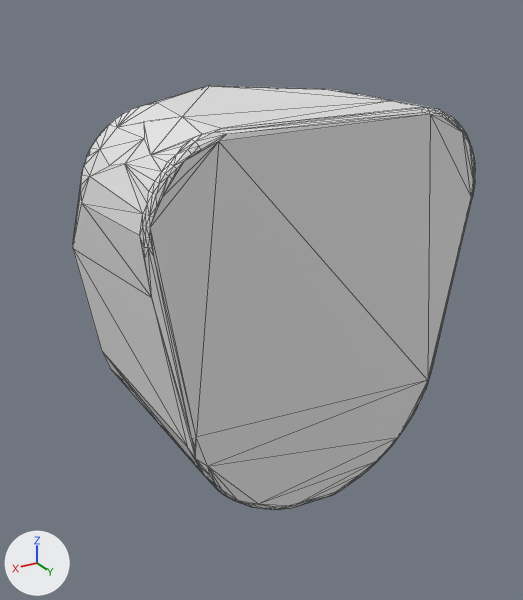
Two versions of the OBJ model software/models/mit_gazebo_models/irobot_hand/meshes/palm_chull.obj, one commit apart.
The view is the same before and after, from a 50 mm lens placed at (0.1187, 0.1277, 0.1333), pointed at (0.0004, -0.0695, 0.0347). Every picture has the same lights, and +X, +Y and +Z are marked at lower left. Mesh edges are drawn as thin lines. Where no turn or scale is listed for an object, it has been applied to the vertices. Vertices at the same position are counted once.

In view in the first picture: 'palm_chull'.
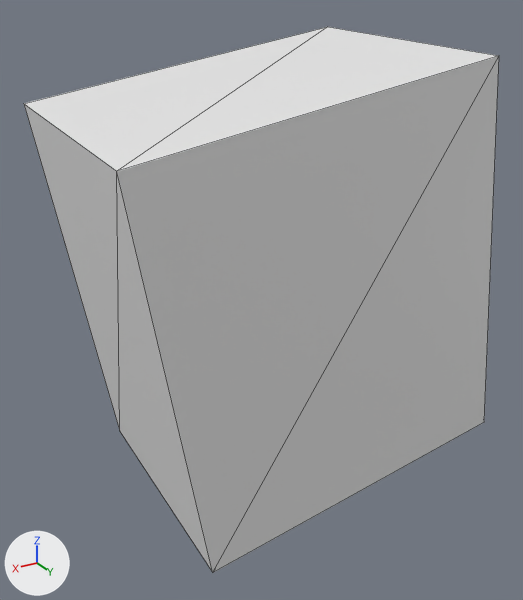
Patch to the scene script:
```diff
--- a/software/models/mit_gazebo_models/irobot_hand/meshes/palm_chull.obj.py
+++ b/software/models/mit_gazebo_models/irobot_hand/meshes/palm_chull.obj.py
@@ me_palm_chull @@
 # used by ob_palm_chull; location = (0.0, 0.0, 0.0)
-me_palm_chull.from_pydata(...)  # 241 vertices, 478 faces; spans x -0.0567..0.0567, y -0.1147..-0.0307, z -0.026..0.1025
+me_palm_chull.from_pydata(...)  # 8 vertices, 12 faces; spans x -0.0746..0.0641, y -0.1168..-0.0227, z -0.0366..0.1202
+# me_palm_chull part 1: the whole mesh is rebuilt
```

Changed parts and their boxes [x1, y1, x2, y2] in the pictures (523 x 600 px):
'palm_chull', reshaped (18% wider, 28% taller)
    before: [73, 85, 475, 510]
    after: [24, 27, 499, 573]
